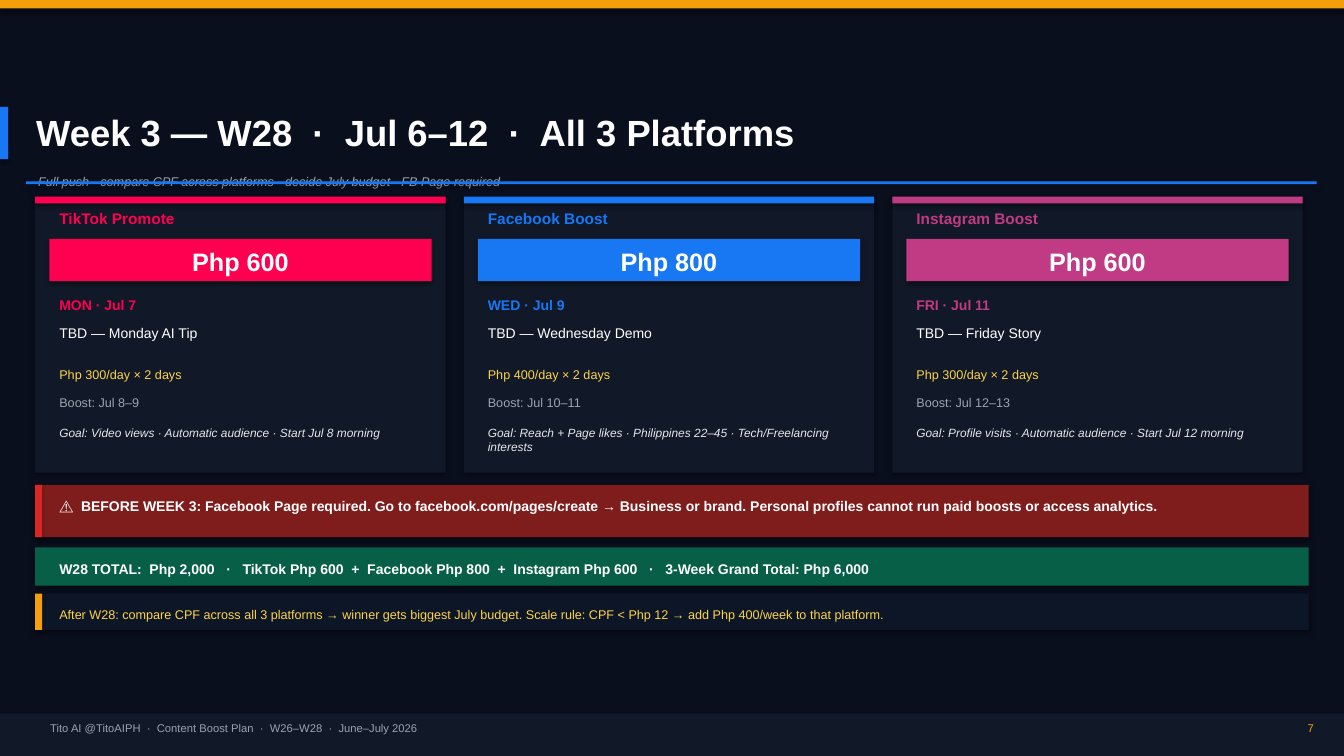
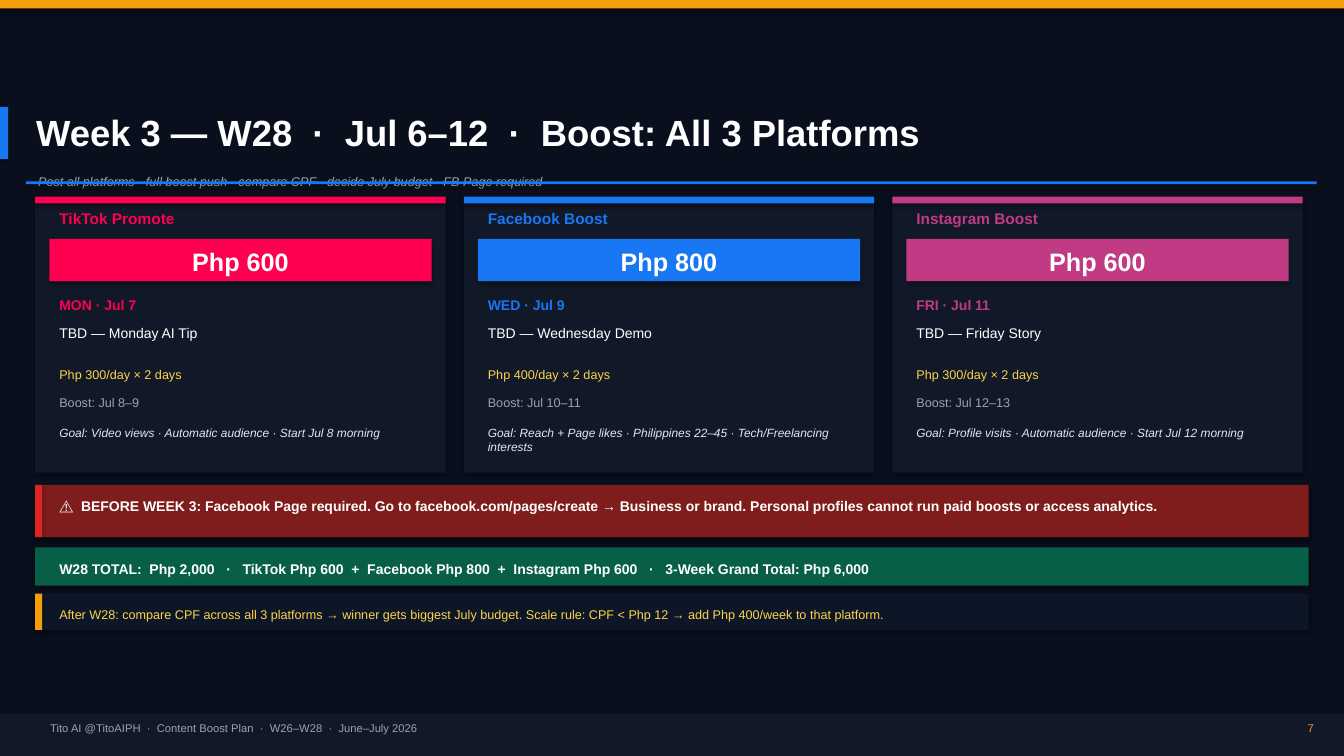
Before and after one commit to jeffd1130/TitoAi, a slide deck: slide 7 of content/strategy/TitoAI-ContentBoostPlan-W26-W28.pptx. Drawn at 1344x756 pixels with LibreOffice and Linux fonts; fonts in the diff are those of the drawing. Boxes give left, top, right and bottom in pixels: in the first picture for what was removed or moved away, otherwise in the second. Text is boxed around its words. In the diff, an @@ line names an element or a change of style, - is before the commit and + after.

```diff
--- a/content/strategy/TitoAI-ContentBoostPlan-W26-W28.pptx
+++ b/content/strategy/TitoAI-ContentBoostPlan-W26-W28.pptx
@@ text at [36, 119, 920, 147]: text changed @@
-Week 3 — W28 · Jul 6–12 · All 3 Platforms
+Week 3 — W28 · Jul 6–12 · Boost: All 3 Platforms
@@ text at [38, 177, 542, 189]: text changed @@
-Full push · compare CPF across platforms · decide July budget · FB Page required
+Post all platforms · full boost push · compare CPF · decide July budget · FB Page required
```
Also in this commit, not shown: 4 other slides changed, 3 other files.
